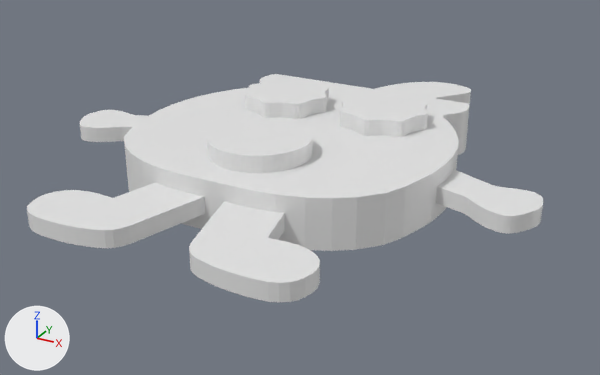
The Blender file 斑斓/斑斓工程/3.x/木工坊作品/拌粉瓦罐汤/拌粉瓦罐汤.blend: old version first, new version second.
Before and after are seen from a 50 mm lens placed at (0.1174, -0.2148, 0.1018), pointed at (0.002, -0.005, -0.0031). Lighting does not change. The marker at lower left points along +X, +Y and +Z. The picture after the commit comes second.

In view in the first picture: 'Cylinder', '瓦罐_Back', '瓦罐_Body', '瓦罐_Eye.001', '瓦罐_Eye_', '瓦罐_Face'.
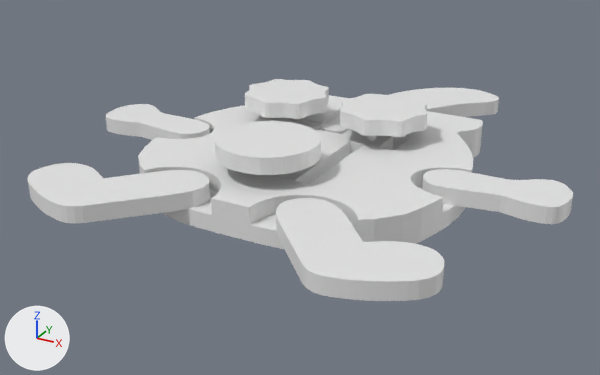
The newer file is also turned or shifted as a whole; pictures and numbers use the older file's frame.

What differs and where, as boxes [x1, y1, x2, y2] in the pictures (600 x 375 px):
'瓦罐_Body', deleted: before [27, 82, 543, 302]
'瓦罐_Face', deleted: before [124, 74, 470, 216]
'瓦罐_BodyInside.010', added: after [28, 163, 445, 301]
'瓦罐_2.004', added: after [138, 95, 483, 237]
'瓦罐_BodyInside.009', added: after [106, 104, 573, 224]
'Cylinder', moved: before [207, 119, 313, 173]; after [215, 121, 321, 175]
'瓦罐_Back.002', added: after [162, 139, 481, 249]
'瓦罐_Back', deleted (mostly hidden): before [127, 136, 467, 251]
'瓦罐_BodyInside.008', added: after [321, 88, 499, 134]
'立方体.004', added: after [272, 118, 393, 184]
'柱体.001', added (mostly hidden): after [367, 136, 377, 140]

Diff of the bpy script that builds the scene:
```diff
--- a/斑斓/斑斓工程/3.x/木工坊作品/拌粉瓦罐汤/拌粉瓦罐汤.blend.py
+++ b/斑斓/斑斓工程/3.x/木工坊作品/拌粉瓦罐汤/拌粉瓦罐汤.blend.py
@@ me_plane_032 @@
+me_plane_032.from_pydata(...)  # 144 vertices, 74 faces; spans x -0.0495..0.0495, y -0.0488..0.0481, z 0.0..0.005
@@ me_plane_029 @@
+me_plane_029.from_pydata(...)  # 272 vertices, 138 faces; spans x -0.0486..0.0486, y -0.0488..0.0481, z 0.0..0.005
@@ me_立方体_005 @@
+me_立方体_005.from_pydata(...)  # 88 vertices, 50 faces; spans x -0.02..0.02, y -0.04..0.0065, z -0.005..0.005
@@ me_plane_031 @@
+me_plane_031.from_pydata(...)  # 172 vertices, 90 faces; spans x -0.0317..0.0784, y -0.0382..0.0308, z -0.0025..0.0025
@@ me_plane_030 @@
+me_plane_030.from_pydata(...)  # 204 vertices, 106 faces; spans x -0.0336..0.1112, y -0.0175..0.0606, z -0.0025..0.0025
@@ me_plane_028 @@
+me_plane_028.from_pydata(...)  # 108 vertices, 56 faces; spans x -0.0083..0.0274, y -0.0203..0.05, z -0.0025..0.0025
@@ me_柱体_005 @@
+me_柱体_005.from_pydata(...)  # a 16-sided cylinder along z spanning x -0.0015..0.0015, y -0.0015..0.0015, z -0.005..0.005
@@ ob_瓦罐_back @@
-ob_瓦罐_back = bpy.data.objects.new('瓦罐_Back', me_plane_001)
-ob_瓦罐_back.location = (0.0, 0.0, 0.0)
-_m = ob_瓦罐_back.modifiers.new('Mirror', 'MIRROR')
-_m.use_clip = True
@@ ob_瓦罐_body @@
-ob_瓦罐_body = bpy.data.objects.new('瓦罐_Body', me_plane_003)
-ob_瓦罐_body.location = (0.0, 0.0, 0.005)
@@ ob_瓦罐_face @@
-ob_瓦罐_face = bpy.data.objects.new('瓦罐_Face', me_plane_007)
-ob_瓦罐_face.location = (0.0, 0.0, 0.01)
-_m = ob_瓦罐_face.modifiers.new('Mirror', 'MIRROR')
-_m.use_clip = True
@@ ob_cylinder @@
 ob_cylinder = bpy.data.objects.new('Cylinder', me_cylinder_002)
-ob_cylinder.location = (0.0, -0.025, 0.0175)
+ob_cylinder.location = (0.0027, -0.025, 0.0175)
@@ ob_瓦罐_back_002 @@
+ob_瓦罐_back_002 = bpy.data.objects.new('瓦罐_Back.002', me_plane_032)
+ob_瓦罐_back_002.location = (0.005, 0.0, 0.0)
@@ ob_瓦罐_2_004 @@
+ob_瓦罐_2_004 = bpy.data.objects.new('瓦罐_2.004', me_plane_029)
+ob_瓦罐_2_004.location = (0.005, 0.0, 0.005)
@@ ob_立方体_004 @@
+ob_立方体_004 = bpy.data.objects.new('立方体.004', me_立方体_005)
+ob_立方体_004.location = (0.0027, 0.0129, 0.0075)
+ob_立方体_004.scale = (1.0, 1.0, 0.5)
@@ ob_瓦罐_bodyinside_010 @@
+ob_瓦罐_bodyinside_010 = bpy.data.objects.new('瓦罐_BodyInside.010', me_plane_031)
+ob_瓦罐_bodyinside_010.location = (-0.0137, -0.0418, 0.0075)
+ob_瓦罐_bodyinside_010.rotation_euler = (0.0, 0.0, -0.502)  # degrees (0, 0, -29)
@@ ob_瓦罐_bodyinside_009 @@
+ob_瓦罐_bodyinside_009 = bpy.data.objects.new('瓦罐_BodyInside.009', me_plane_030)
+ob_瓦罐_bodyinside_009.location = (-0.039, -0.0056, 0.0075)
+ob_瓦罐_bodyinside_009.rotation_euler = (0.0, 0.0, -0.433)  # degrees (0, 0, -25)
@@ ob_瓦罐_bodyinside_008 @@
+ob_瓦罐_bodyinside_008 = bpy.data.objects.new('瓦罐_BodyInside.008', me_plane_028)
+ob_瓦罐_bodyinside_008.location = (0.0067, 0.0341, 0.0075)
+ob_瓦罐_bodyinside_008.rotation_euler = (0.0, 0.0, -0.167)  # degrees (0, 0, -9.6)
@@ ob_柱体_001 @@
+ob_柱体_001 = bpy.data.objects.new('柱体.001', me_柱体_005)
+ob_柱体_001.location = (0.0177, 0.0136, 0.0075)
```
